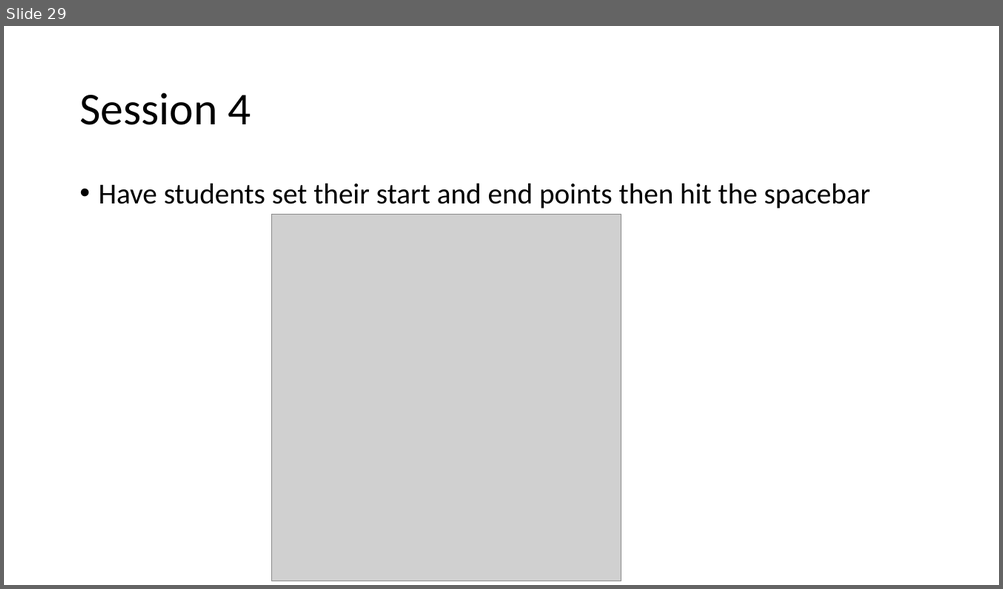
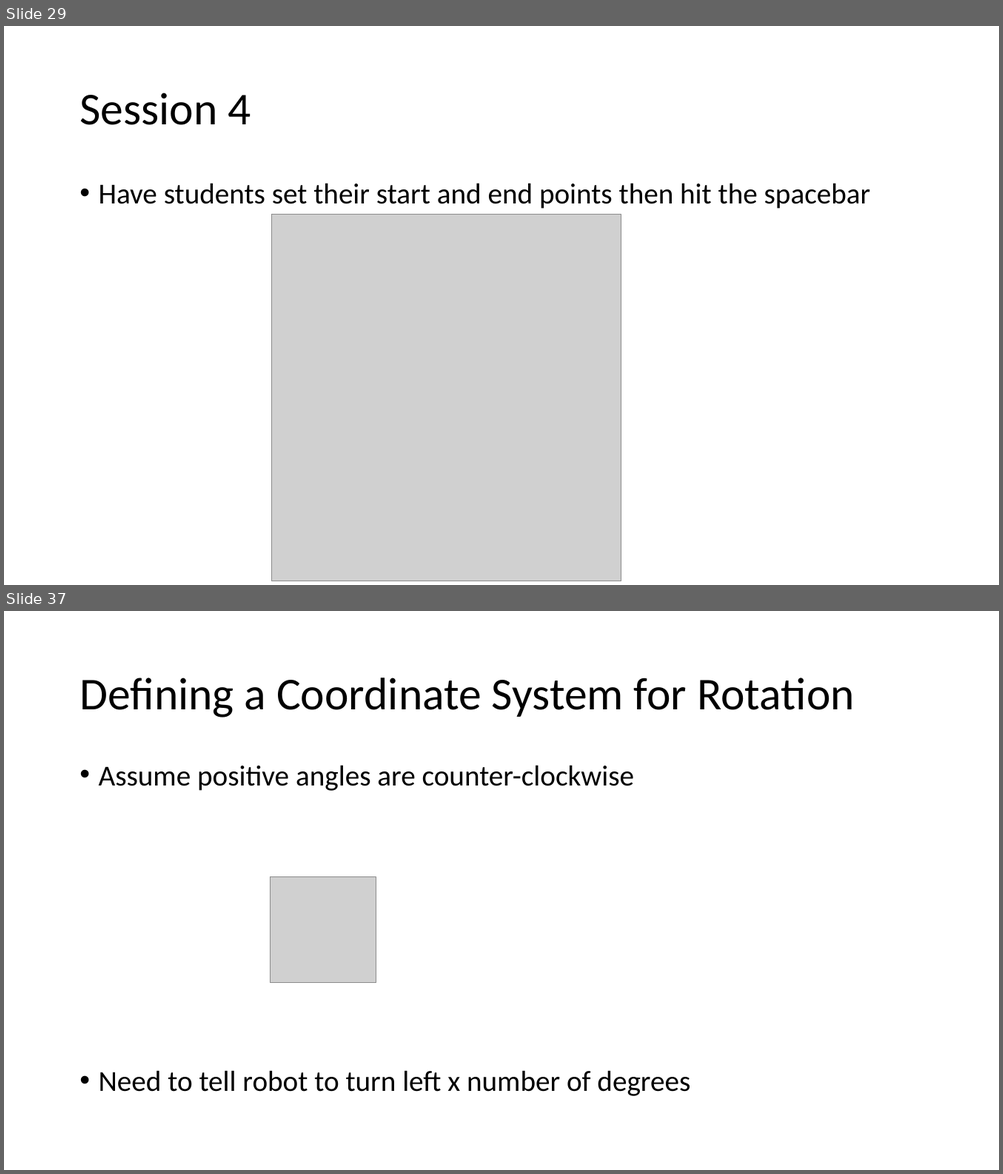
Before and after one commit to SpaceCadetShep0727/BiR-intro-to-AI, a slide deck: BiR Intro to AI Slides/BiR Intro to AI TA Slides.pptx. Shown one above the other, each under a label of ours: slide 29 before the commit, slides 29 and 37 after it; the slides between them are not shown. The pictures are 1003x589 and 1003x1174 pixels, drawn with LibreOffice and Linux fonts; fonts in the diff are those of the drawing; grey boxes stand for pictures. Boxes give left, top, right and bottom in pixels: in the first picture for what was removed or moved away, otherwise in the second. Text is boxed around its words. In the diff, an @@ line names an element or a change of style, - is before the commit and + after.

```diff
--- a/BiR Intro to AI Slides/BiR Intro to AI TA Slides.pptx
+++ b/BiR Intro to AI Slides/BiR Intro to AI TA Slides.pptx
@@ slide 37 added at [4, 611, 999, 1170], background #FFFFFF @@
@@ title added at [79, 678, 854, 718], 44 pt, text #000000 @@
+Defining a Coordinate System for Rotation
@@ text added at [99, 765, 690, 1096], 28 pt, text #000000 @@
+• Assume positive angles are counter-clockwise
+• Need to tell robot to turn left x number of degrees
@@ picture added at [270, 877, 375, 982] @@
```
Also in this commit, not shown: 9 other slides added.
